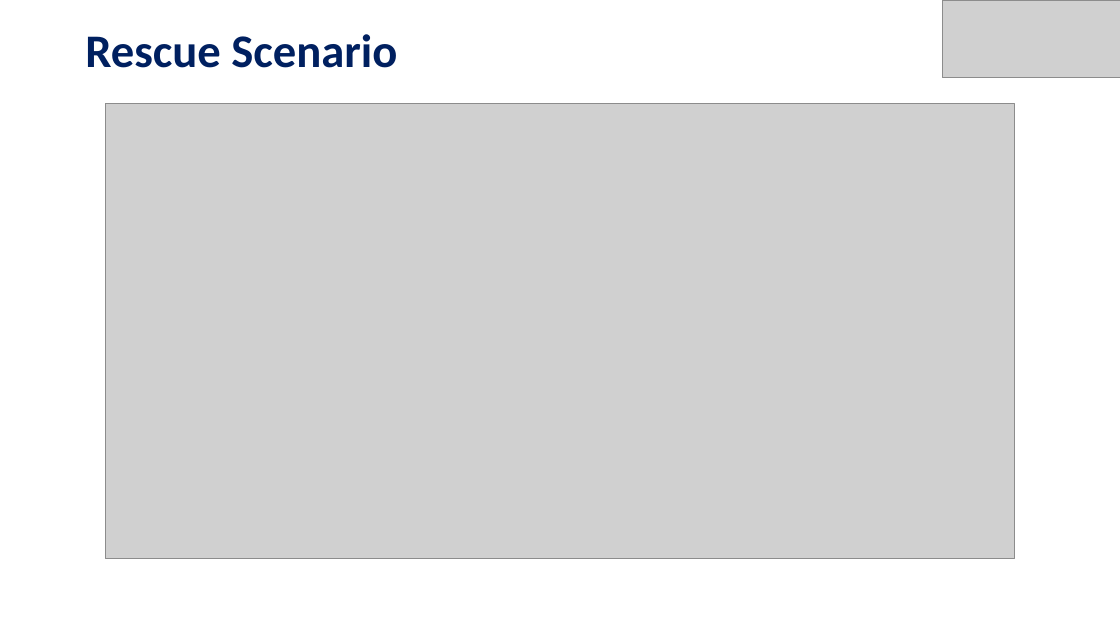
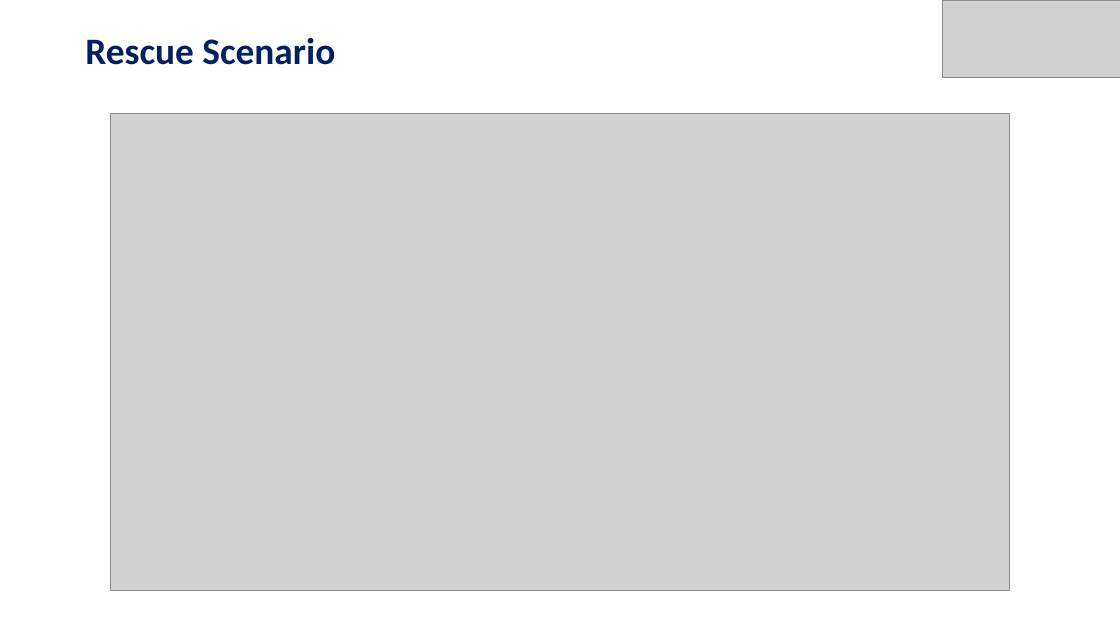
Before and after one commit to anand6105/MSE_QRBOT, a slide deck: slide 26 of docs/QUICK_RESCUE_BOT.pptx (slide 19 before the commit). Drawn at 1120x630 pixels with LibreOffice and Linux fonts; fonts in the diff are those of the drawing; grey boxes stand for pictures. Boxes give left, top, right and bottom in pixels: in the first picture for what was removed or moved away, otherwise in the second. Text is boxed around its words. In the diff, an @@ line names an element or a change of style, - is before the commit and + after.

```diff
--- a/docs/QUICK_RESCUE_BOT.pptx
+++ b/docs/QUICK_RESCUE_BOT.pptx
@@ title "Rescue Scenario" at bbox=[85, 38, 335, 65]: size 40 to 32 pt @@
@@ picture: place and size @@
-picture at bbox=[105, 104, 1015, 560]
+picture at bbox=[110, 113, 1010, 592]
```
Also in this commit, not shown: 16 other slides changed, 8 slides added, 2 slides removed.
